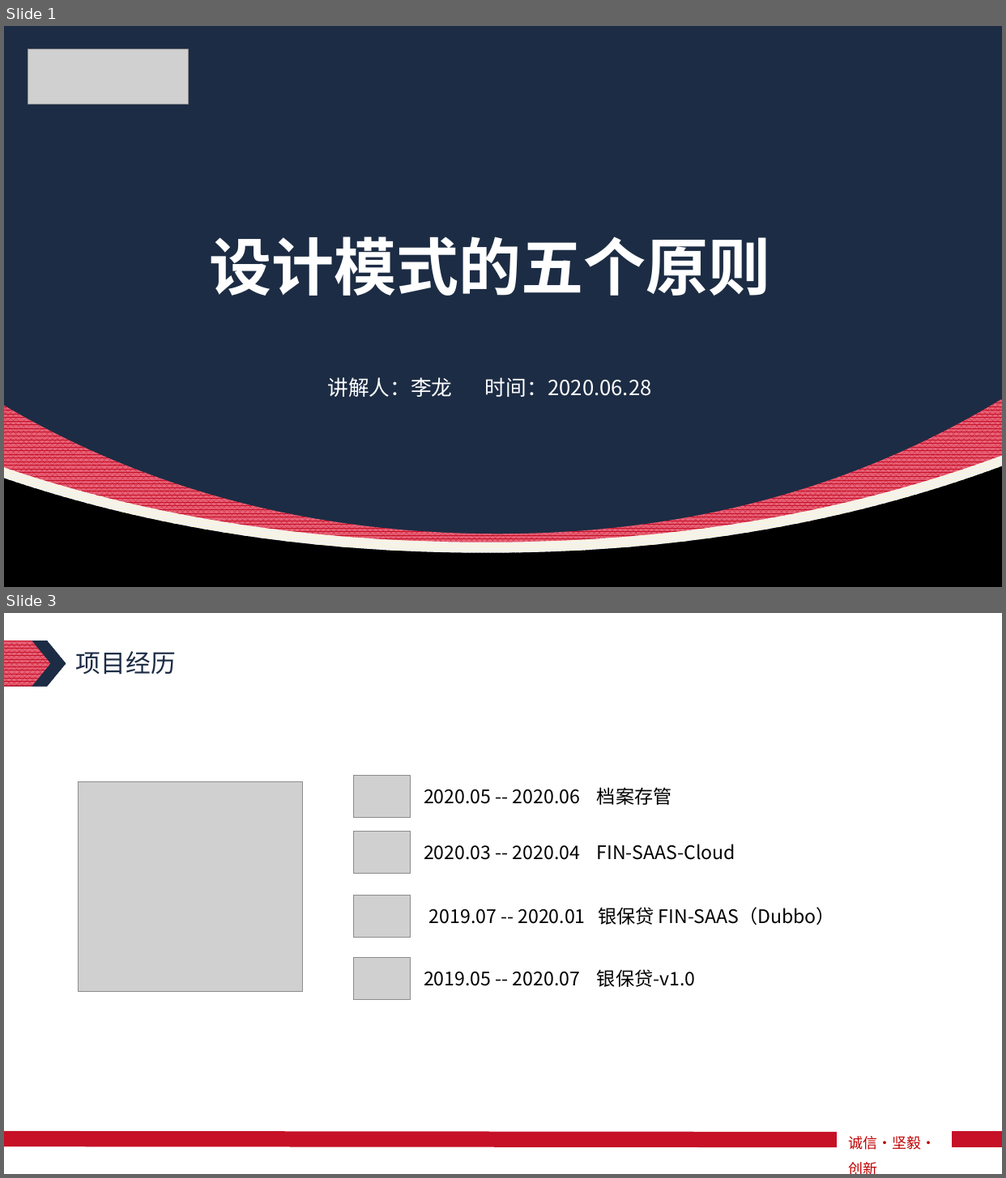
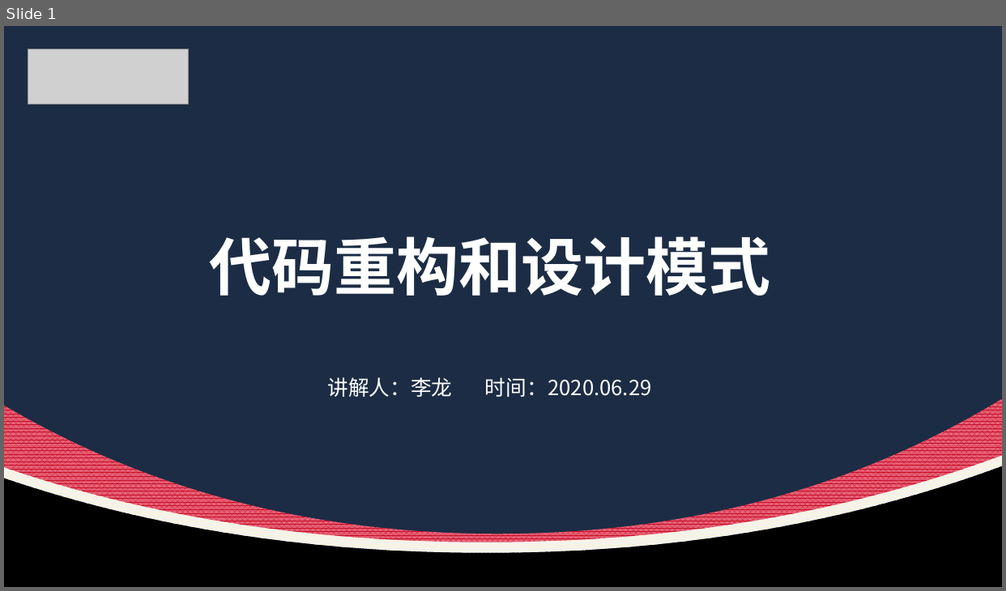
Before and after one commit to Algebrafly/algebra_demo, a slide deck: demo-api/src/main/resources/设计模式原则知识分享.pptx. Shown one above the other, each under a label of ours: slides 1 and 3 before the commit, slide 1 after it; the slides between them are not shown. The pictures are 1006x1178 and 1006x591 pixels, drawn with LibreOffice and Linux fonts; fonts in the diff are those of the drawing; grey boxes stand for pictures. Boxes give left, top, right and bottom in pixels: in the first picture for what was removed or moved away, otherwise in the second. Text is boxed around its words. In the diff, an @@ line names an element or a change of style, - is before the commit and + after.

```diff
--- a/demo-api/src/main/resources/设计模式原则知识分享.pptx
+++ b/demo-api/src/main/resources/设计模式原则知识分享.pptx
@@ slide 3 removed at (4,613,1002,1174), background #FFFFFF; not listed: 2 template elements that a slide beside it also shows @@
@@ freeform shape removed at (4,641,66,687) @@
@@ freeform shape removed at (4,641,51,686) @@
@@ text removed at (76,651,176,675) @@
-项目经历
@@ picture removed at (78,781,304,991) @@
@@ picture removed at (354,776,410,817) @@
@@ text removed at (424,787,671,805) @@
-2020.05 -- 2020.06 档案存管
@@ picture removed at (354,831,410,873) @@
@@ text removed at (424,844,735,860) @@
-2020.03 -- 2020.04 FIN-SAAS-Cloud
@@ picture removed at (354,896,410,938) @@
@@ text removed at (429,907,835,925) @@
-2019.07 -- 2020.01 银保贷 FIN-SAAS（Dubbo）
@@ picture removed at (354,957,410,999) @@
@@ text removed at (424,969,695,987) @@
-2019.05 -- 2020.07 银保贷-v1.0
@@ line removed from (837, 1140) to (4, 1139) @@
@@ text removed at (849,1136,936,1150) @@
-诚信·坚毅·创新
@@ line removed from (1002, 1139) to (953, 1139) @@
@@ slide 1 changed as well @@
@@ text at (209,237,770,296): text changed @@
-设计模式的五个原则
+代码重构和设计模式
@@ text at (327,378,652,397): text changed @@
-讲解人：李龙 时间：2020.06.28
+讲解人：李龙 时间：2020.06.29
```
Also in this commit, not shown: 1 other slide changed, 9 slides added, 12 other slides removed, 1 other file.
